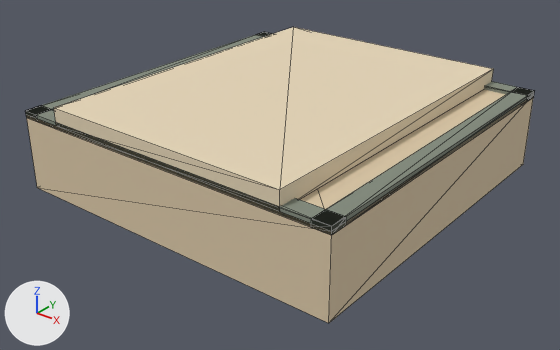
One commit to the glTF model assets/Blocks/glTF/Block_Road_Dirt.glb: the scene before it, then after it.
Both versions are drawn from a camera (50 mm lens) standing at (1.246, -1.594, 0.871) and looking at (0.015, -0.055, -0.083). The lights are fixed; the arrows at lower left show +X, +Y and +Z. The first picture is the older version. Mesh edges are drawn as thin lines. Where no turn or scale is listed for an object, it has been applied to the vertices. Vertices at exactly the same position are counted once.

In view in the first picture: 'geometry_0'.
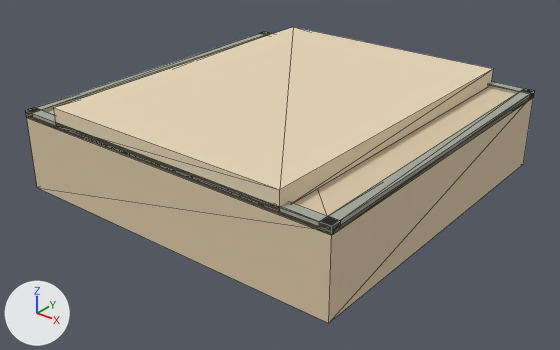
Patch to the scene script:
```diff
--- a/assets/Blocks/glTF/Block_Road_Dirt.glb.py
+++ b/assets/Blocks/glTF/Block_Road_Dirt.glb.py
@@ me_geometry_0 @@
 me_geometry_0.from_pydata(...)  # 40 vertices, 72 faces; spans x -0.5..0.5, y -0.5..0.5, z -0.11..0.16
 # used by ob_geometry_0; location = (0.0, 0.0, 0.0)
+# me_geometry_0 part 1: all 4 vertices in x -0.45, y -0.5..0.5, z 0.101..0.121 are moved by (-0.02, 0.0, 0.0)
+# me_geometry_0 part 2: all 4 vertices in x -0.5..0.5, y -0.45, z 0.101..0.121 are moved by (0.0, -0.02, 0.0)
+# me_geometry_0 part 3: all 4 vertices in x -0.5..0.5, y 0.45, z 0.101..0.121 are moved by (0.0, 0.02, 0.0)
+# me_geometry_0 part 4: all 4 vertices in x 0.45, y -0.5..0.5, z 0.101..0.121 are moved by (0.02, 0.0, 0.0)
+# me_geometry_0 part 5: 48 faces centred in x -0.5..0.5, y -0.5..0.5, z 0.101..0.121 are repainted in the vertex colours; the middle colour goes from grey #838b7d to grey #a5a89a
 me_geometry_0.materials.append(mat_material_0)
```

Pixel boxes (x1, y1, x2, y2) of what changed, in the pictures (560 x 350 px; the box of a moved part takes in the faces that stretch with it):
'geometry_0', reshaped, recoloured
    both: (26, 27, 534, 323)
part 1 of me_geometry_0, moved or reshaped
    before: (26, 32, 273, 120)
    after: (26, 32, 266, 119)
part 2 of me_geometry_0, moved or reshaped
    before: (27, 106, 346, 233)
    after: (26, 108, 341, 233)
part 3 of me_geometry_0, moved or reshaped
    before: (257, 32, 534, 101)
    after: (260, 32, 534, 100)
part 4 of me_geometry_0, moved or reshaped
    before: (311, 88, 527, 235)
    after: (319, 91, 530, 234)
part 5 of me_geometry_0, recoloured
    both: (26, 32, 534, 233)
